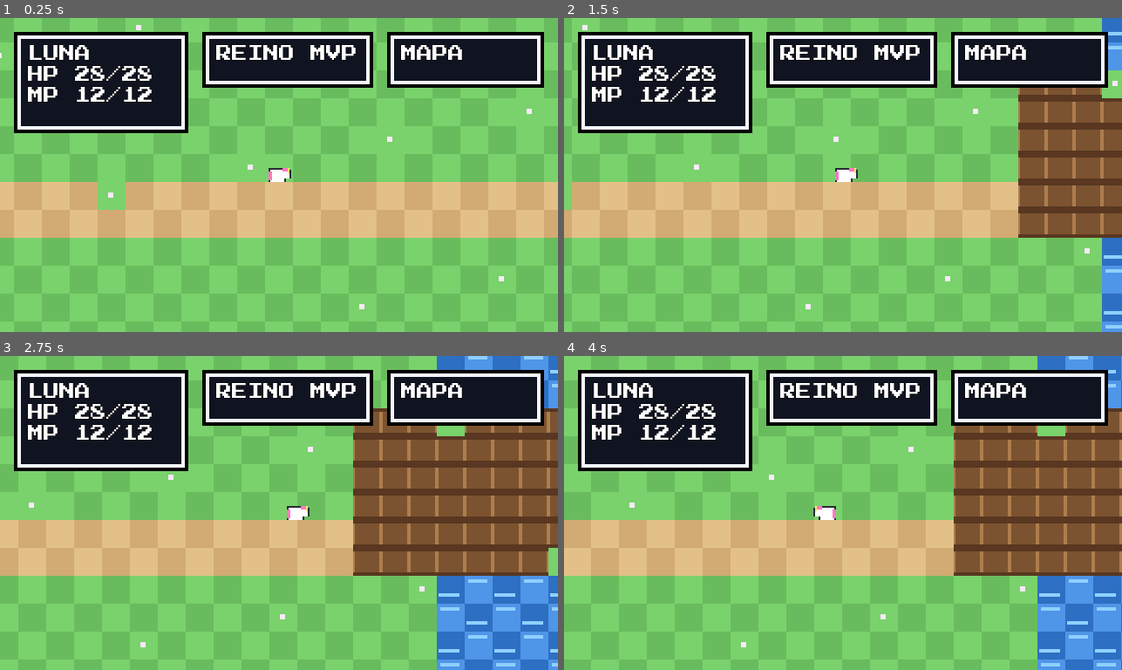
Above: before the commit, frames 1-4 (two rows, left to right).
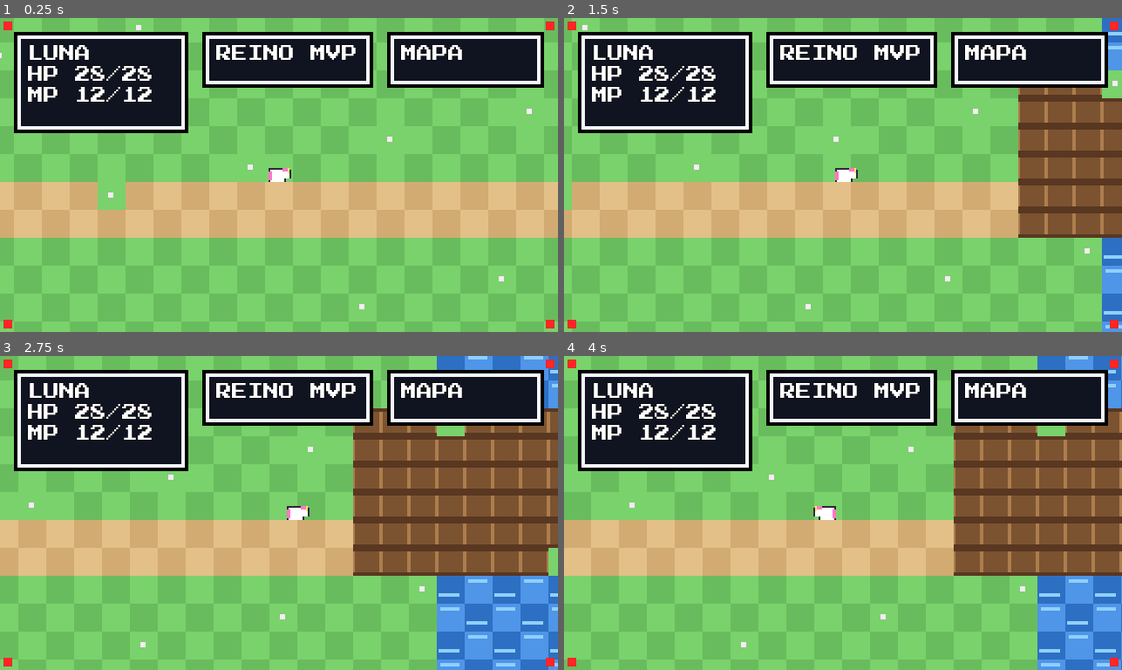
Above: after the commit, the same moments.

Repository: lualab-xyz/rpg-unicorn-platform
Game: Godot game, scene res://scenes/main.tscn
Two runs of this game, one before a commit and one after it. Both use one fixed random seed, a clock stepped at 60 frames per second and the inputs below.
Inputs (mouse positions are in pixels of both pictures, inside the frame that each line leads up to):
- Up to frame 1 (0.25 s): no input
- Up to frame 2 (1.5 s): tap Enter (ui_accept) at 0.5, 0.77 s; move the mouse to (965, 159) at 0.52 s; hold Right (ui_right) 0.53-1.25 s; tap Q at 0.6 s; click (965, 159) at 0.67 s; drag from (731, 190) to (815, 237) at 1.27 s
- Up to frame 3 (2.75 s): move the mouse to (334, 443) at 2.02 s; hold Right (ui_right) from 2.03 s (still down); tap Q at 2.1 s
- Up to frame 4 (4 s): release Right (ui_right) at 2.75 s; drag from (815, 575) to (675, 465) at 2.77 s; tap Enter (ui_accept) at 3.5, 3.77 s; move the mouse to (1010, 560) at 3.52 s; hold Left (ui_left) from 3.53 s (still down); tap Q at 3.6 s

The runs differ from the first frame. In frame 1, 0.2% of the frame differs, in the area x 0-100%, y 1-99%; in frame 2, 0.2%; in frame 3, 0.2%; in frame 4, 0.2%.

Commit message:
add temporary mobile dpad and viewport corner markers

Diff:
--- a/apps/godot-player/scenes/main.tscn
+++ b/apps/godot-player/scenes/main.tscn
@@ -203,6 +203,7 @@
 theme_override_styles/panel = SubResource("ButtonStyle")
 theme = SubResource("ThemeUi")
 script = ExtResource("8_pad")
+visible = false
 
 [node name="Knob" type="Panel" parent="HUD/TouchPad"]
 offset_left = 42.0
@@ -220,6 +221,90 @@
 text = "MOVE"
 horizontal_alignment = 1
 
+[node name="DPad" type="Control" parent="HUD"]
+offset_left = 8.0
+offset_top = 96.0
+offset_right = 120.0
+offset_bottom = 208.0
+
+[node name="Up" type="Button" parent="HUD/DPad"]
+offset_left = 38.0
+offset_top = 2.0
+offset_right = 74.0
+offset_bottom = 38.0
+text = "^"
+theme_override_styles/normal = SubResource("ButtonStyle")
+theme_override_styles/hover = SubResource("ButtonStyle")
+theme_override_styles/pressed = SubResource("ButtonStyle")
+theme = SubResource("ThemeUi")
+
+[node name="Left" type="Button" parent="HUD/DPad"]
+offset_left = 2.0
+offset_top = 38.0
+offset_right = 38.0
+offset_bottom = 74.0
+text = "<"
+theme_override_styles/normal = SubResource("ButtonStyle")
+theme_override_styles/hover = SubResource("ButtonStyle")
+theme_override_styles/pressed = SubResource("ButtonStyle")
+theme = SubResource("ThemeUi")
+
+[node name="Right" type="Button" parent="HUD/DPad"]
+offset_left = 74.0
+offset_top = 38.0
+offset_right = 110.0
+offset_bottom = 74.0
+text = ">"
+theme_override_styles/normal = SubResource("ButtonStyle")
+theme_override_styles/hover = SubResource("ButtonStyle")
+theme_override_styles/pressed = SubResource("ButtonStyle")
+theme = SubResource("ThemeUi")
+
+[node name="Down" type="Button" parent="HUD/DPad"]
+offset_left = 38.0
+offset_top = 74.0
+offset_right = 74.0
+offset_bottom = 110.0
+text = "v"
+theme_override_styles/normal = SubResource("ButtonStyle")
+theme_override_styles/hover = SubResource("ButtonStyle")
+theme_override_styles/pressed = SubResource("ButtonStyle")
+theme = SubResource("ThemeUi")
+
+[node name="CornerMarkers" type="Control" parent="HUD"]
+offset_left = 0.0
+offset_top = 0.0
+offset_right = 10.0
+offset_bottom = 10.0
+
+[node name="TopLeft" type="ColorRect" parent="HUD/CornerMarkers"]
+offset_left = 2.0
+offset_top = 2.0
+offset_right = 7.0
+offset_bottom = 7.0
+color = Color(1, 0.15, 0.15, 1)
+
+[node name="TopRight" type="ColorRect" parent="HUD/CornerMarkers"]
+offset_left = 2.0
+offset_top = 2.0
+offset_right = 7.0
+offset_bottom = 7.0
+color = Color(1, 0.15, 0.15, 1)
+
+[node name="BottomLeft" type="ColorRect" parent="HUD/CornerMarkers"]
+offset_left = 2.0
+offset_top = 2.0
+offset_right = 7.0
+offset_bottom = 7.0
+color = Color(1, 0.15, 0.15, 1)
+
+[node name="BottomRight" type="ColorRect" parent="HUD/CornerMarkers"]
+offset_left = 2.0
+offset_top = 2.0
+offset_right = 7.0
+offset_bottom = 7.0
+color = Color(1, 0.15, 0.15, 1)
+
 [node name="Actions" type="Control" parent="HUD"]
 offset_left = 220.0
 offset_top = 190.0
--- a/apps/godot-player/scripts/main.gd
+++ b/apps/godot-player/scripts/main.gd
@@ -9,6 +9,11 @@
 @onready var choices_label: Label = $HUD/ChoicesPanel/Choices
 @onready var touch_pad = $HUD/TouchPad
 @onready var pad_label: Label = $HUD/TouchPad/PadLabel
+@onready var dpad: Control = $HUD/DPad
+@onready var dpad_up: Button = $HUD/DPad/Up
+@onready var dpad_down: Button = $HUD/DPad/Down
+@onready var dpad_left: Button = $HUD/DPad/Left
+@onready var dpad_right: Button = $HUD/DPad/Right
 @onready var btn_talk: Button = $HUD/Actions/Talk
 @onready var btn_select: Button = $HUD/Actions/Select
 @onready var top_stats: Panel = $HUD/TopStats
@@ -20,6 +25,11 @@
 @onready var top_stats_label: Label = $HUD/TopStats/Label
 @onready var top_title_label: Label = $HUD/TopTitle/Label
 @onready var top_map_label: Label = $HUD/TopMap/Label
+@onready var corner_markers: Control = $HUD/CornerMarkers
+@onready var marker_tl: ColorRect = $HUD/CornerMarkers/TopLeft
+@onready var marker_tr: ColorRect = $HUD/CornerMarkers/TopRight
+@onready var marker_bl: ColorRect = $HUD/CornerMarkers/BottomLeft
+@onready var marker_br: ColorRect = $HUD/CornerMarkers/BottomRight
 
 var touch_axis := Vector2.ZERO
 var hud_index := 0
@@ -74,6 +84,16 @@
     touch_pad.modulate = Color(1, 1, 1, 0.95)
     touch_pad.knob.modulate = Color(1, 0.8, 0.93, 1)
     pad_label.modulate = Color(1, 1, 1, 1)
+
+    dpad_up.button_down.connect(func(): _set_dpad_axis("up", true))
+    dpad_up.button_up.connect(func(): _set_dpad_axis("up", false))
+    dpad_down.button_down.connect(func(): _set_dpad_axis("down", true))
+    dpad_down.button_up.connect(func(): _set_dpad_axis("down", false))
+    dpad_left.button_down.connect(func(): _set_dpad_axis("left", true))
+    dpad_left.button_up.connect(func(): _set_dpad_axis("left", false))
+    dpad_right.button_down.connect(func(): _set_dpad_axis("right", true))
+    dpad_right.button_up.connect(func(): _set_dpad_axis("right", false))
+
     _refresh_top_labels()
 
 
@@ -100,6 +120,7 @@
     btn_talk.visible = can_talk and not dialogue_active
     btn_select.visible = dialogue_active
     touch_pad.set_enabled(_is_mobile_ui() and not dialogue_active)
+    dpad.visible = _is_mobile_ui() and not dialogue_active
 
     if not dialogue_active and can_talk and Input.is_action_just_pressed("ui_accept"):
         _start_dialogue()
@@ -262,6 +283,8 @@
         pad_label.size = Vector2(84, 18)
         btn_talk.position = Vector2(vp.x - 100, vp.y - 112)
         btn_select.position = Vector2(vp.x - 100, vp.y - 70)
+        dpad.position = Vector2(8, 96)
+        dpad.size = Vector2(112, 112)
     else:
         top_stats.position = Vector2(8, 8)
         top_stats.size = Vector2(100, 58)
@@ -282,8 +305,18 @@
         pad_label.size = Vector2(64, 18)
         btn_talk.position = Vector2(vp.x - 100, vp.y - 112)
         btn_select.position = Vector2(vp.x - 100, vp.y - 70)
+        dpad.position = Vector2(8, vp.y - 120)
+        dpad.size = Vector2(112, 112)
 
     touch_pad.set_enabled(mobile and not dialogue_active)
+    dpad.visible = mobile and not dialogue_active
+
+    corner_markers.visible = true
+    marker_tl.position = Vector2(2, 2)
+    marker_tr.position = Vector2(vp.x - 7, 2)
+    marker_bl.position = Vector2(2, vp.y - 7)
+    marker_br.position = Vector2(vp.x - 7, vp.y - 7)
+
     _refresh_top_labels()
 
 
@@ -303,6 +336,30 @@
     touch_axis = value
 
 
+func _set_dpad_axis(dir: String, pressed: bool) -> void:
+    match dir:
+        "up":
+            if pressed:
+                touch_axis.y = -1
+            elif touch_axis.y < 0:
+                touch_axis.y = 0
+        "down":
+            if pressed:
+                touch_axis.y = 1
+            elif touch_axis.y > 0:
+                touch_axis.y = 0
+        "left":
+            if pressed:
+                touch_axis.x = -1
+            elif touch_axis.x < 0:
+                touch_axis.x = 0
+        "right":
+            if pressed:
+                touch_axis.x = 1
+            elif touch_axis.x > 0:
+                touch_axis.x = 0
+
+
 func _on_hud_prev() -> void:
     hud_index = posmod(hud_index - 1, 3)
     _sync_mobile_layout()
Not shown, changed: AGENT_CONTEXT/PLAN.md
Not shown, changed: AGENT_CONTEXT/STATE.md
